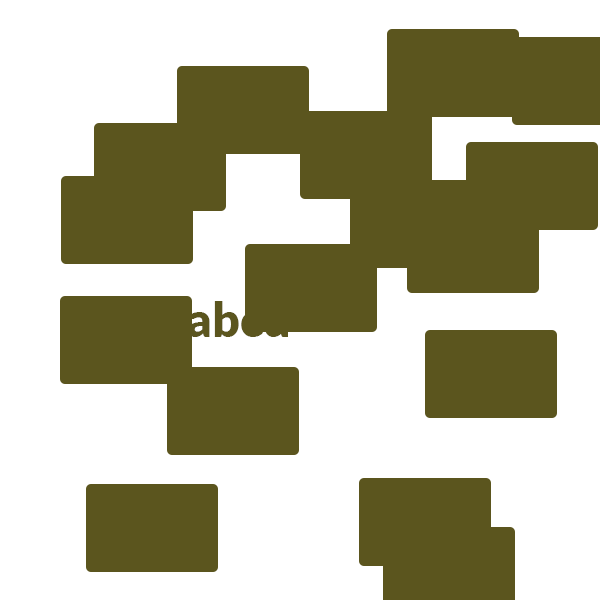
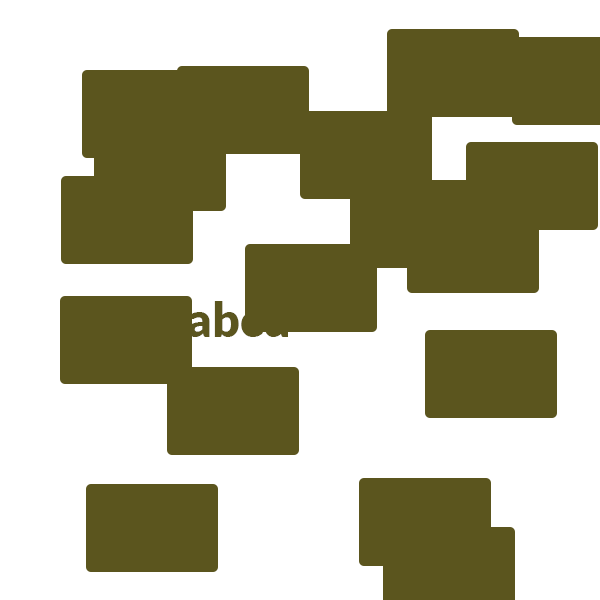
Layered file, before and after one edit (600 x 600). Changes by layer:
added layer "Rounded Rectangle 17" above "Rounded Rectangle 16" over [left=82, top=70, right=178, bottom=158]
